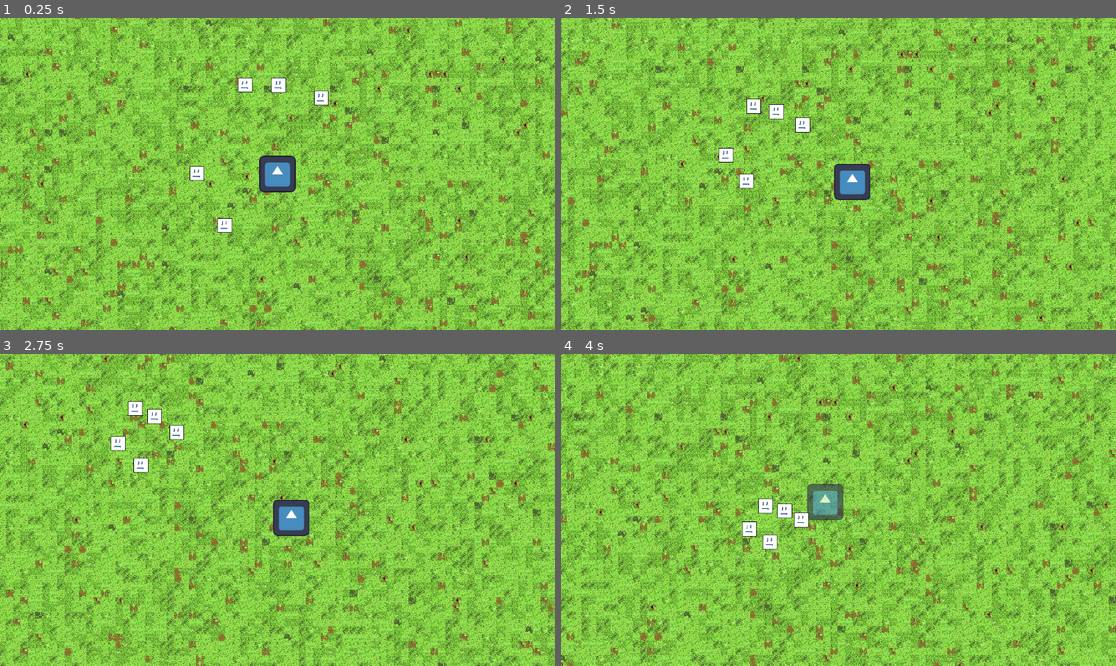
Above: before the commit, frames 1-4 (two rows, left to right).
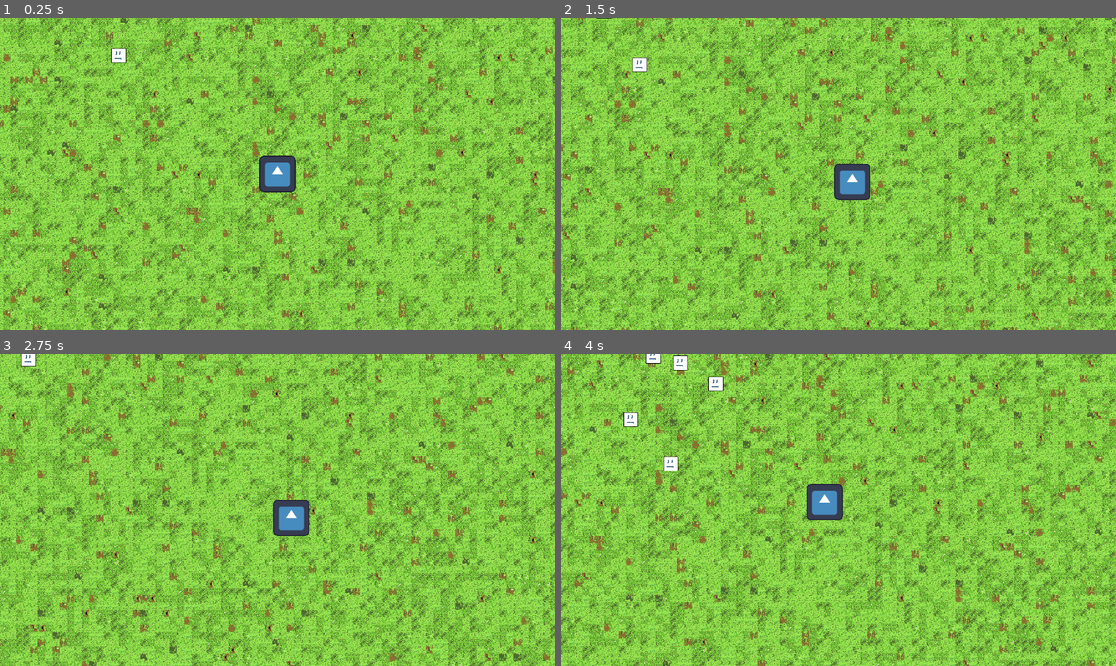
Above: after the commit, the same moments.

Repository: btalbert11/SurvivorGame
Game: Godot game, scene res://scenes/game.tscn
Two runs of this game, one before a commit and one after it. Both use one fixed random seed, a clock stepped at 60 frames per second and the inputs below. The engine's default icon, where the game draws it, is replaced by a stand-in: a white triangle on a blue panel in a dark square.
Inputs:
- Up to frame 1 (0.25 s): no input
- Up to frame 2 (1.5 s): hold D (move_right) 0.53-1.28 s; hold S (move_down) from 1.28 s (still down)
- Up to frame 3 (2.75 s): release S (move_down) at 2.03 s; hold D (move_right) from 2.03 s (still down)
- Up to frame 4 (4 s): release D (move_right) at 2.78 s; hold W (move_up) 2.78-3.53 s; hold A (move_left) from 3.53 s (still down)

The runs differ from the first frame. In frame 1, 62% of the frame differs, in the area x 0-100%, y 0-100%; in frame 2, 62%; in frame 3, 62%; in frame 4, 63%.
Error after the commit: Parse Error: Expected end of statement after expression, found "Identifier" instead. (res://scripts/HammerWeapon.gd:30)

Commit message:
Added new weapon

Diff:
--- a/project.godot
+++ b/project.godot
@@ -60,6 +60,7 @@
 2d_physics/layer_4="EnemyHurtbox"
 2d_physics/layer_5="EnemyHitbox"
 2d_physics/layer_6="EntityPhysics"
+2d_physics/layer_7="PlayerLocation"
 
 [physics]
 
--- a/scenes/game.tscn
+++ b/scenes/game.tscn
@@ -10,7 +10,7 @@
 [node name="MapController" parent="." instance=ExtResource("1_345sd")]
 
 [node name="Player" parent="." instance=ExtResource("2_w6apd")]
-position = Vector2(2621, 450)
+position = Vector2(2855, 854)
 
 [node name="RemoteTransform2D" type="RemoteTransform2D" parent="Player"]
 remote_path = NodePath("../../MainCamera")
@@ -20,7 +20,7 @@
 target = NodePath("../Player")
 
 [node name="MainCamera" type="Camera2D" parent="."]
-position = Vector2(2621, 450)
+position = Vector2(2855, 854)
 scale = Vector2(0.62, 0.62)
 zoom = Vector2(0.95, 0.95)
 drag_horizontal_enabled = true
--- /dev/null
+++ b/scenes/hammer_attack.gd
@@ -0,0 +1,41 @@
+extends Node2D
+var attack: Attack
+var left: bool = false
+var fade_in_time: float = 3.4
+var fade_out_time: float = 2.6
+var swing_time: float = 5.5
+var fading_in: bool = false
+var swinging: bool = false
+var fading_out: bool = false
+var rotation_angle: float = 0.0
+
+# Called when the node enters the scene tree for the first time.
+func _ready():
+	fading_in = true
+
+
+# Called every frame. 'delta' is the elapsed time since the previous frame.
+func _process(delta):
+	if fading_in:
+		$Sprite2D.modulate.a += fade_in_time * delta
+		if $Sprite2D.modulate.a >= 1:
+			fading_in = false
+			swinging = true
+	if swinging && !left:
+		var to_rotate = swing_time * delta
+		rotation_angle += to_rotate
+		if rotation_angle >= PI/2:
+			# TODO Figure out this mat TODO
+			to_rotate = rotation_angle - (PI/2)
+			$Sprite2D.transform = $Sprite2D.transform.rotated(to_rotate)
+			swinging = false
+			fading_out = true
+		else:
+			$Sprite2D.transform = $Sprite2D.transform.rotated(to_rotate)
+	if fading_out:
+		$Sprite2D.modulate.a -= fade_out_time * delta
+		if $Sprite2D.modulate.a <= 0:
+			delete_self()
+
+func delete_self():
+	queue_free()
--- /dev/null
+++ b/scenes/hammer_attack.tscn
@@ -0,0 +1,27 @@
+[gd_scene load_steps=5 format=3 uid="uid://d1ivonlksoprh"]
+
+[ext_resource type="Script" path="res://scenes/hammer_attack.gd" id="1_ajumv"]
+[ext_resource type="Texture2D" uid="uid://bd3qtou0y04c5" path="res://art/icon.svg" id="1_eq3q4"]
+[ext_resource type="Script" path="res://Nodes/HitboxComponent.gd" id="2_gsnfh"]
+
+[sub_resource type="CircleShape2D" id="CircleShape2D_ld8w5"]
+radius = 170.0
+
+[node name="HammerAttack" type="Node2D"]
+script = ExtResource("1_ajumv")
+metadata/_edit_group_ = true
+
+[node name="Dust" type="AnimatedSprite2D" parent="."]
+
+[node name="Sprite2D" type="Sprite2D" parent="."]
+modulate = Color(1, 1, 1, 0)
+position = Vector2(-1.90735e-06, -105)
+scale = Vector2(0.546875, 1.67969)
+texture = ExtResource("1_eq3q4")
+
+[node name="HitboxComponent" type="Area2D" parent="."]
+script = ExtResource("2_gsnfh")
+
+[node name="CollisionShape2D" type="CollisionShape2D" parent="HitboxComponent"]
+position = Vector2(275, -1)
+shape = SubResource("CircleShape2D_ld8w5")
--- /dev/null
+++ b/scenes/hammer_weapon.tscn
@@ -0,0 +1,32 @@
+[gd_scene load_steps=5 format=3 uid="uid://p4pcluefy1gb"]
+
+[ext_resource type="Script" path="res://scripts/HammerWeapon.gd" id="1_rwe2u"]
+[ext_resource type="PackedScene" uid="uid://d1ivonlksoprh" path="res://scenes/hammer_attack.tscn" id="2_bsk64"]
+[ext_resource type="Script" path="res://Nodes/HitboxComponent.gd" id="2_vjqcw"]
+
+[sub_resource type="CircleShape2D" id="CircleShape2D_w6fft"]
+radius = 175.0
+
+[node name="HammerWeapon" type="Node2D"]
+script = ExtResource("1_rwe2u")
+hammer_attack_scene = ExtResource("2_bsk64")
+fire_rate = null
+damage = null
+knockback = null
+
+[node name="HitboxComponent" type="Area2D" parent="."]
+collision_layer = 4
+collision_mask = 8
+script = ExtResource("2_vjqcw")
+
+[node name="CollisionShape2DRIGHT" type="CollisionShape2D" parent="HitboxComponent"]
+position = Vector2(275, 0)
+shape = SubResource("CircleShape2D_w6fft")
+
+[node name="CollisionShape2DLEFT" type="CollisionShape2D" parent="HitboxComponent"]
+position = Vector2(-275, 0)
+shape = SubResource("CircleShape2D_w6fft")
+
+[node name="Timer" type="Timer" parent="."]
+
+[connection signal="area_entered" from="HitboxComponent" to="." method="_on_hitbox_component_area_entered"]
--- a/scenes/magic_missle_attack.tscn
+++ b/scenes/magic_missle_attack.tscn
@@ -5,7 +5,7 @@
 [ext_resource type="Texture2D" uid="uid://bl3pnm0iqemsu" path="res://art/sprite sheet/magic missle attack.png" id="3_r5mci"]
 
 [sub_resource type="CircleShape2D" id="CircleShape2D_a7deo"]
-radius = 8.0
+radius = 7.81474
 
 [sub_resource type="AtlasTexture" id="AtlasTexture_1o841"]
 atlas = ExtResource("3_r5mci")
@@ -61,4 +61,9 @@
 autoplay = "default"
 frame_progress = 0.120038
 
+[node name="VisibleOnScreenNotifier2D" type="VisibleOnScreenNotifier2D" parent="."]
+position = Vector2(-0.0272071, -0.0311825)
+scale = Vector2(0.687023, 0.729359)
+
 [connection signal="area_entered" from="HitboxComponent" to="." method="_on_hitbox_component_area_entered"]
+[connection signal="screen_exited" from="VisibleOnScreenNotifier2D" to="." method="_on_visible_on_screen_notifier_2d_screen_exited"]
--- a/scenes/map_controller.tscn
+++ b/scenes/map_controller.tscn
@@ -169,6 +169,7 @@
 
 [node name="RightTrigger" type="Area2D" parent="."]
 position = Vector2(3232, 25)
+collision_mask = 64
 metadata/_edit_group_ = true
 
 [node name="CollisionShape2D" type="CollisionShape2D" parent="RightTrigger"]
@@ -177,6 +178,7 @@
 
 [node name="TopTrigger" type="Area2D" parent="."]
 position = Vector2(698, -2018)
+collision_mask = 64
 metadata/_edit_group_ = true
 
 [node name="CollisionShape2D" type="CollisionShape2D" parent="TopTrigger"]
@@ -185,6 +187,7 @@
 
 [node name="LeftTrigger" type="Area2D" parent="."]
 position = Vector2(-1618, 321)
+collision_mask = 64
 
 [node name="CollisionShape2D" type="CollisionShape2D" parent="LeftTrigger"]
 position = Vector2(-4, 191.5)
@@ -192,6 +195,7 @@
 
 [node name="BottomTrigger" type="Area2D" parent="."]
 position = Vector2(781, 2041)
+collision_mask = 64
 
 [node name="CollisionShape2D" type="CollisionShape2D" parent="BottomTrigger"]
 position = Vector2(30.5, 0)
--- a/scenes/player.tscn
+++ b/scenes/player.tscn
@@ -1,10 +1,11 @@
-[gd_scene load_steps=9 format=3 uid="uid://dgv6paigho48p"]
+[gd_scene load_steps=10 format=3 uid="uid://dgv6paigho48p"]
 
 [ext_resource type="Texture2D" uid="uid://bd3qtou0y04c5" path="res://art/icon.svg" id="1_fcapy"]
 [ext_resource type="Script" path="res://scripts/player.gd" id="1_p6q2s"]
 [ext_resource type="Script" path="res://Nodes/HealthComponent.gd" id="3_hc870"]
 [ext_resource type="Script" path="res://Nodes/HurtboxComponent.gd" id="4_48p5b"]
 [ext_resource type="PackedScene" uid="uid://bsts51etd05vn" path="res://scenes/magic_missle.tscn" id="5_5mhw4"]
+[ext_resource type="PackedScene" uid="uid://p4pcluefy1gb" path="res://scenes/hammer_weapon.tscn" id="6_rqg2a"]
 
 [sub_resource type="SpriteFrames" id="SpriteFrames_iriab"]
 animations = [{
@@ -25,7 +26,7 @@
 
 [node name="Player" type="CharacterBody2D" node_paths=PackedStringArray("health_component") groups=["Player"]]
 scale = Vector2(0.62, 0.62)
-collision_layer = 32
+collision_layer = 96
 collision_mask = 33
 script = ExtResource("1_p6q2s")
 health_component = NodePath("HealthComponent")
@@ -54,5 +55,7 @@
 
 [node name="MagicMissle" parent="." instance=ExtResource("5_5mhw4")]
 
+[node name="HammerWeapon" parent="." instance=ExtResource("6_rqg2a")]
+
 [connection signal="no_health" from="HealthComponent" to="." method="_on_health_component_no_health"]
 [connection signal="attacked" from="HurtboxComponent" to="." method="_on_hurtbox_component_attacked"]
--- /dev/null
+++ b/scripts/HammerWeapon.gd
@@ -0,0 +1,55 @@
+extends Node2D
+
+@export var hammer_attack_scene: PackedScene
+@export var fire_rate: float = 1.8
+@export var damage: float = 4.0
+@export var knockback: float = 1.0
+var fire_timer = Timer
+var attack: Attack
+
+
+# Called when the node enters the scene tree for the first time.
+func _ready():
+	attack = Attack.new()
+	attack.damage = damage
+	attack.knockback = knockback
+
+
+# Called every frame. 'delta' is the elapsed time since the previous frame.
+func _process(delta):
+	pass
+
+
+func _on_hitbox_component_area_entered(area):
+	fire()
+
+func fire():
+	var hammer_attack = hammer_attack_scene.instantiate()
+	attack.origin = global_position
+	hammer_attack.attack = attack
+	TODO ADD LEFT RIGHT AND MAKE ART
+#	add_child(hammer_attack)
+	call_deferred("add_child", hammer_attack)
+	disable_hitbox()
+	set_timer()
+
+
+func disable_hitbox():
+	$HitboxComponent/CollisionShape2DLEFT.set_deferred("disabled", true)
+	$HitboxComponent/CollisionShape2DRIGHT.set_deferred("disabled", true)
+
+func enable_hitbox():
+	$HitboxComponent/CollisionShape2DLEFT.set_deferred("disabled", false)
+	$HitboxComponent/CollisionShape2DRIGHT.set_deferred("disabled", false)
+
+func set_timer():
+	fire_timer = Timer.new()
+	fire_timer.wait_time = fire_rate
+	fire_timer.one_shot = true
+	fire_timer.autostart = false
+	fire_timer.timeout.connect(_on_fire_timer_timeout)
+	add_child(fire_timer)
+	fire_timer.start()
+
+func _on_fire_timer_timeout():
+	enable_hitbox()
--- a/scripts/magic_missle_attack.gd
+++ b/scripts/magic_missle_attack.gd
@@ -2,6 +2,7 @@
 
 @export var target: CharacterBody2D
 @export var SPEED_MAX: float = 500
+@export var snap_distance: int = 35
 var speed: float = 200
 var velocity: Vector2
 var acceleration: Vector2
@@ -9,8 +10,8 @@
 
 # Called when the node enters the scene tree for the first time.
 func _ready():
-	acceleration.x = 700
-	acceleration.y = 700
+	acceleration.x = 500
+	acceleration.y = 500
 	get_target()
 
 # Called every frame. 'delta' is the elapsed time since the previous frame.
@@ -19,19 +20,25 @@
 
 func _physics_process(delta):
 	if is_instance_valid(target):
+		# snap to target to prevent orbiting
+		if global_position.distance_to(target.global_position) < snap_distance:
+			var dir_to = global_position.direction_to(target.global_position)
+			velocity = dir_to * velocity.length()
 		# rotate acceleration towards enemy
 		var acc_direciton = global_position.direction_to(target.global_position)
 		acceleration = acc_direciton * acceleration.length()
-#		global_position = global_position.move_toward(target.global_position, speed * delta)
-#		look_at(target.global_position)
-#		rotation += 90
-		velocity.x += acceleration.x * delta
-		velocity.y += acceleration.y * delta
-		global_position.x += velocity.x * delta
-		global_position.y += velocity.y * delta
 	else:
 		get_target()
-#	if velocity.length() < SPEED_MAX:
+	# Update velocty and position
+	velocity.x += acceleration.x * delta
+	velocity.y += acceleration.y * delta
+	global_position.x += velocity.x * delta
+	global_position.y += velocity.y * delta
+
+	# check if larger than max speed, if so reduce vector
+	if velocity.length() > SPEED_MAX:
+		var len = velocity.length()
+		velocity = velocity * (1 - ((len - SPEED_MAX)/len))
 
 
 func _on_hitbox_component_area_entered(area):
@@ -39,15 +46,21 @@
 		area.take_attack(attack)
 		delete_self()
 
-func get_target():
+func get_target() -> bool:
 	var enemies = get_tree().get_nodes_in_group("Enemies")
 	if enemies.size() > 0:
 		target = enemies[0]
 		for enemy in enemies:
 			if global_position.distance_to(enemy.global_position) < global_position.distance_to(target.global_position):
 				target = enemy
+		return true
 	else:
-		delete_self()
+		return false
 
 func delete_self():
 	queue_free()
+
+
+
+func _on_visible_on_screen_notifier_2d_screen_exited():
+	delete_self()
--- a/scripts/player.gd
+++ b/scripts/player.gd
@@ -7,11 +7,11 @@
 
 signal player_died
 
-var invicible: bool = false
+var invincible: bool = false
 
 func _process(delta):
 	# Blink
-	if invicible:
+	if invincible:
 		$AnimatedSprite2D.modulate.a -= blink_speed * delta
 		if $AnimatedSprite2D.modulate.a <= 0.3:
 			$AnimatedSprite2D.modulate.a = 1
@@ -34,7 +34,7 @@
 	queue_free()
 
 func _on_invcicible_timer_timeout():
-	invicible = false
+	invincible = false
 	$AnimatedSprite2D.modulate.a = 1
 	$HurtboxComponent/CollisionShape2D.set_deferred("disabled", false)
 	set_collision_layer_value(1, 1)
@@ -42,18 +42,32 @@
 
 
 func _on_hurtbox_component_attacked(attack: Attack):
-	if !invicible:
+	if !invincible:
 		health_component.take_damage(attack)
-		# Set invicible state
-		invicible = true
-		var timer = Timer.new()
-		timer.wait_time = i_frames_timer
-		timer.one_shot = true
-		timer.autostart = false
-		timer.connect("timeout", _on_invcicible_timer_timeout)
-		add_child(timer)
-		timer.start()
-		# disable hurtbox
-		$HurtboxComponent/CollisionShape2D.set_deferred("disabled", true)
-		set_collision_layer_value(1, 0)
-		set_collision_mask_value(1, 0)
+		set_invincible()
+		disable_collision()
+
+func disable_collision():
+	# disable hurtbox
+	$HurtboxComponent/CollisionShape2D.set_deferred("disabled", true)
+	# disable enemy collision
+	set_collision_layer_value(6, 0)
+	set_collision_mask_value(6, 0)
+
+func enable_collision():
+	# enable hurtbox
+	$HurtboxComponent/CollisionShape2D.set_deferred("disabled", false)
+	# enable enemy collision
+	set_collision_layer_value(6, 0)
+	set_collision_mask_value(6, 0)
+
+func set_invincible():
+	# Set invicible state
+	invincible = true
+	var timer = Timer.new()
+	timer.wait_time = i_frames_timer
+	timer.one_shot = true
+	timer.autostart = false
+	timer.connect("timeout", _on_invcicible_timer_timeout)
+	add_child(timer)
+	timer.start()
